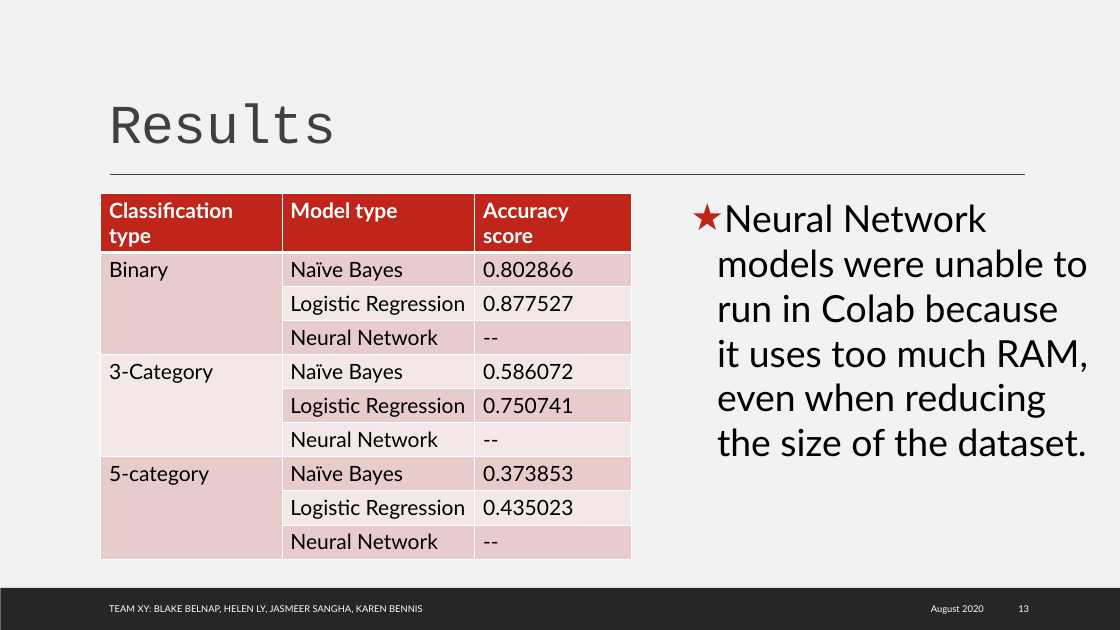
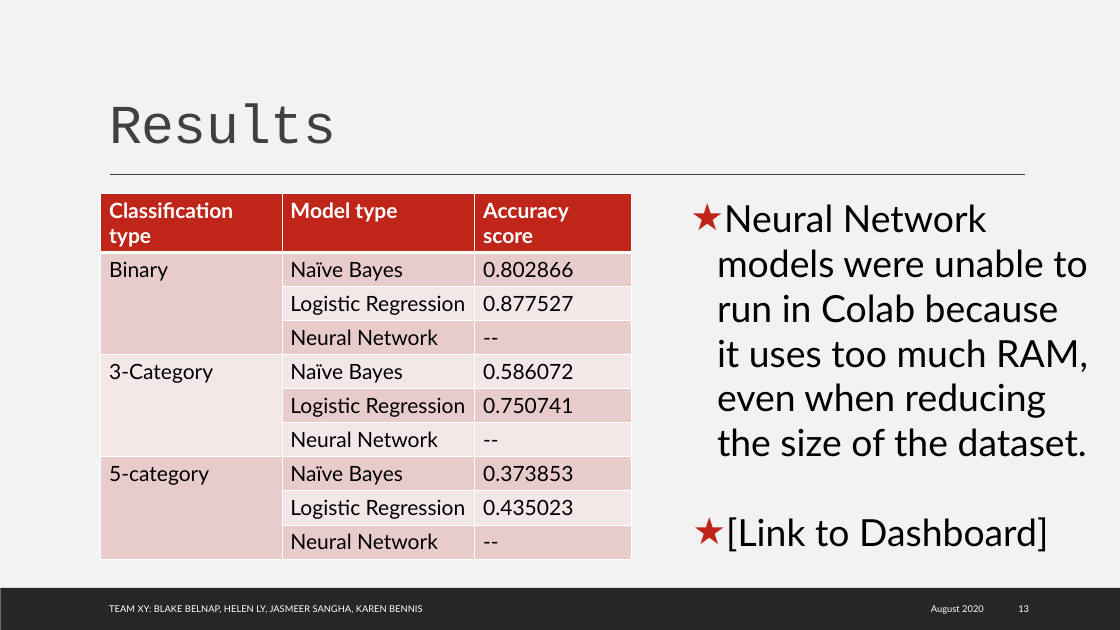
Before and after one commit to karenbennis/Xy, a slide deck: slide 13 of Team Xy Presentation.pptx. Drawn at 1120x630 pixels with LibreOffice and Linux fonts; fonts in the diff are those of the drawing; background and template pictures are left out. Boxes give left, top, right and bottom in pixels: in the first picture for what was removed or moved away, otherwise in the second. Text is boxed around its words. In the diff, an @@ line names an element or a change of style, - is before the commit and + after.

```diff
--- a/Team Xy Presentation.pptx
+++ b/Team Xy Presentation.pptx
@@ text added at box(726, 517, 1048, 552), 32 pt, text #000000 @@
+★ [Link to Dashboard]
```
Also in this commit, not shown: 5 other slides changed.
